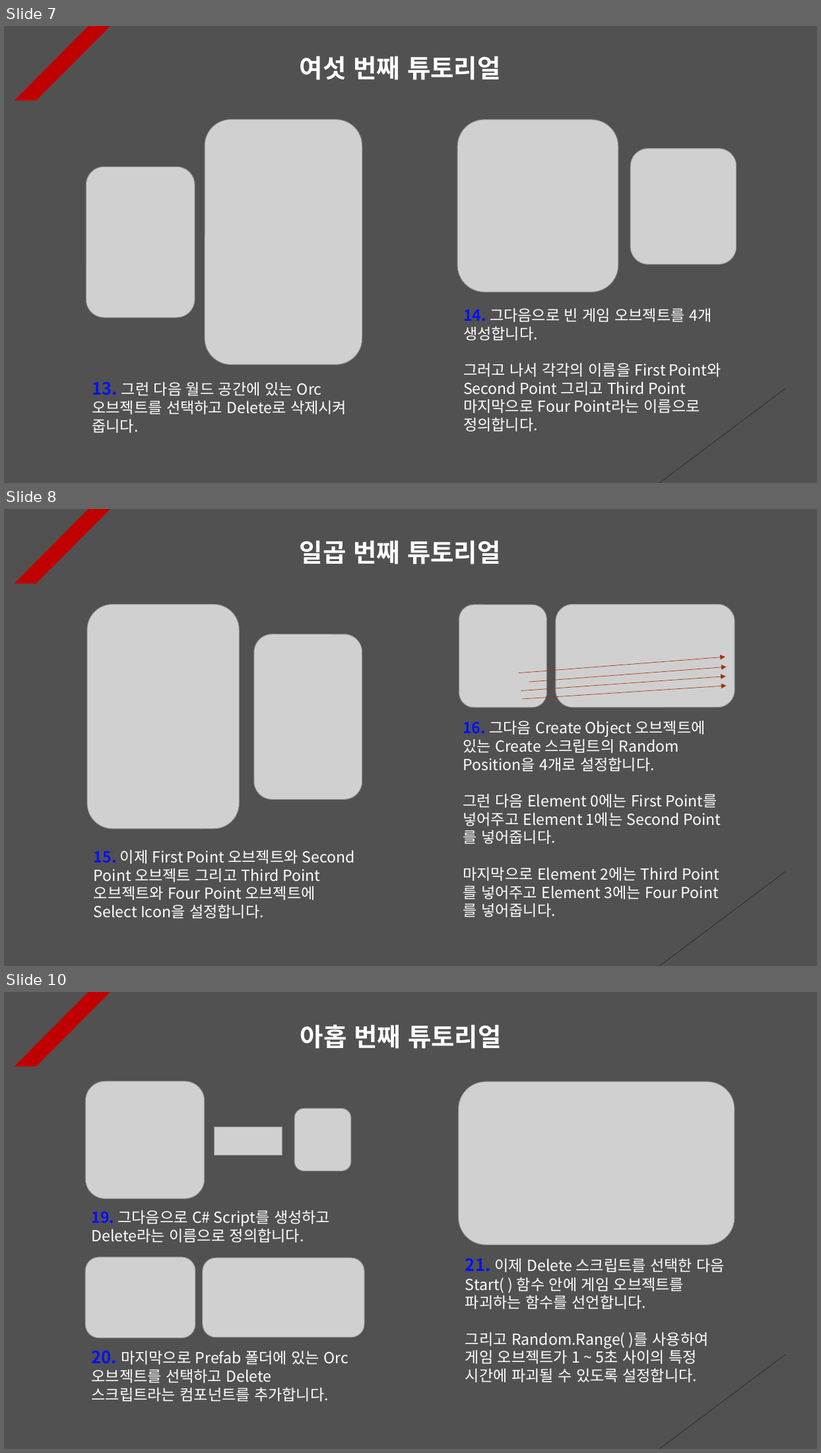
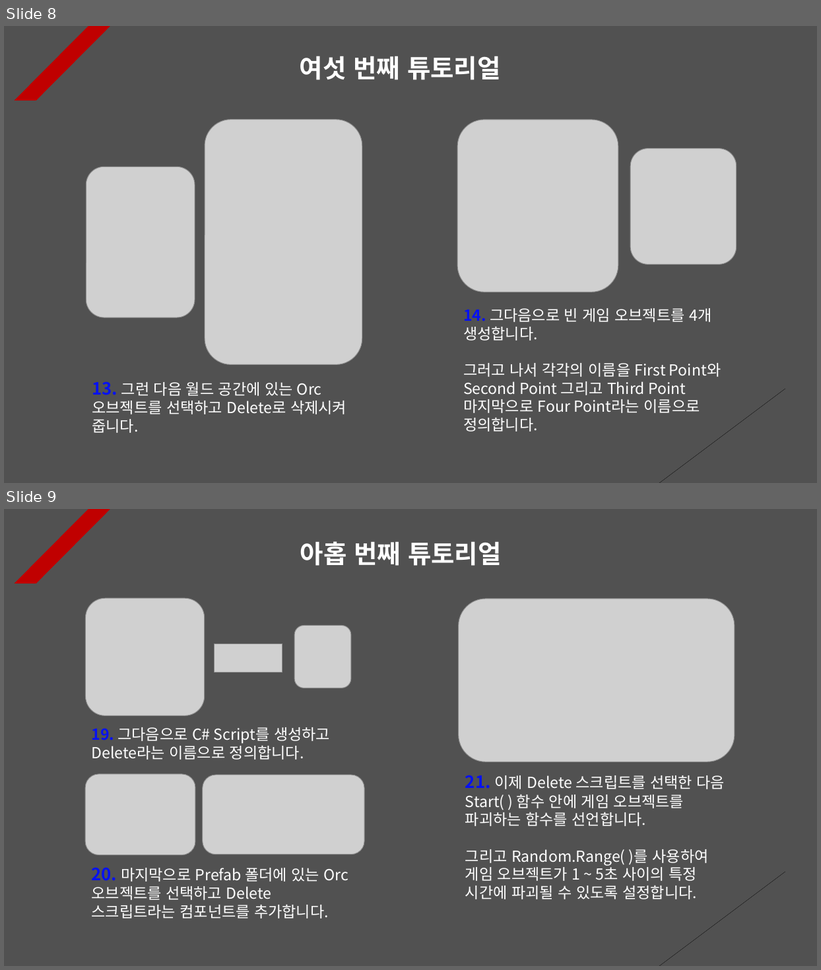
Before and after one commit to Unity2033/3D-UnityEngine, a slide deck: Assets/Class/Instantiate & Destroy/PPT Data/Instatiate and Destroy Example.pptx. Shown one above the other, each under a label of ours: slides 7, 8 and 10 before the commit, slides 8 and 9 after it; the slides between them are not shown. The pictures are 821x1453 and 821x970 pixels, drawn with LibreOffice and Linux fonts; fonts in the diff are those of the drawing; grey boxes stand for pictures. Boxes give left, top, right and bottom in pixels: in the first picture for what was removed or moved away, otherwise in the second. Text is boxed around its words. In the diff, an @@ line names an element or a change of style, - is before the commit and + after.

```diff
--- a/Assets/Class/Instantiate & Destroy/PPT Data/Instatiate and Destroy Example.pptx
+++ b/Assets/Class/Instantiate & Destroy/PPT Data/Instatiate and Destroy Example.pptx
@@ slide 8 removed at (4,509,817,966), background #515151; not listed: 2 template elements that a slide beside it also shows @@
@@ text removed at (300,540,501,564) @@
-일곱 번째 튜토리얼
@@ picture removed at (87,604,239,828) @@
@@ picture removed at (459,605,547,708) @@
@@ picture removed at (556,604,735,707) @@
@@ picture removed at (254,634,362,799) @@
@@ arrow removed from (519, 673) to (725, 657) @@
@@ arrow removed from (529, 682) to (727, 667) @@
@@ arrow removed from (521, 691) to (726, 677) @@
@@ arrow removed from (522, 699) to (727, 686) @@
@@ text removed at (463,721,717,918) @@
-16. 그다음 Create Object 오브젝트에 있는 Create 스크립트의 Random Position을 4개로 설정합니다.
-그런 다음 Element 0에는 First Point를 넣어주고 Element 1에는 Second Point를 넣어줍니다.
-마지막으로 Element 2에는 Third Point를 넣어주고 Element 3에는 Four Point를 넣어줍니다.
@@ text removed at (94,850,355,919) @@
-15. 이제 First Point 오브젝트와 Second Point 오브젝트 그리고 Third Point 오브젝트와 Four Point 오브젝트에 Select Icon을 설정합니다.
@@ what was slide 7 is now slide 8 @@
@@ what was slide 10 is now slide 9 @@
```
Also in this commit, not shown: 3 slides changed, 1 slide added, 2 other slides removed, 27 other files.
